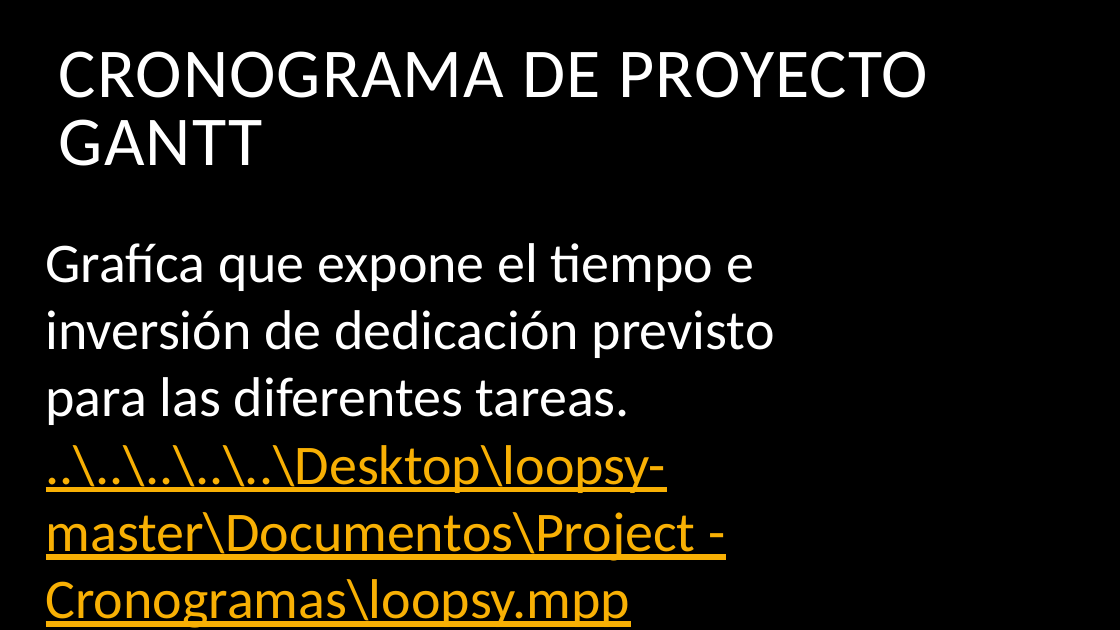
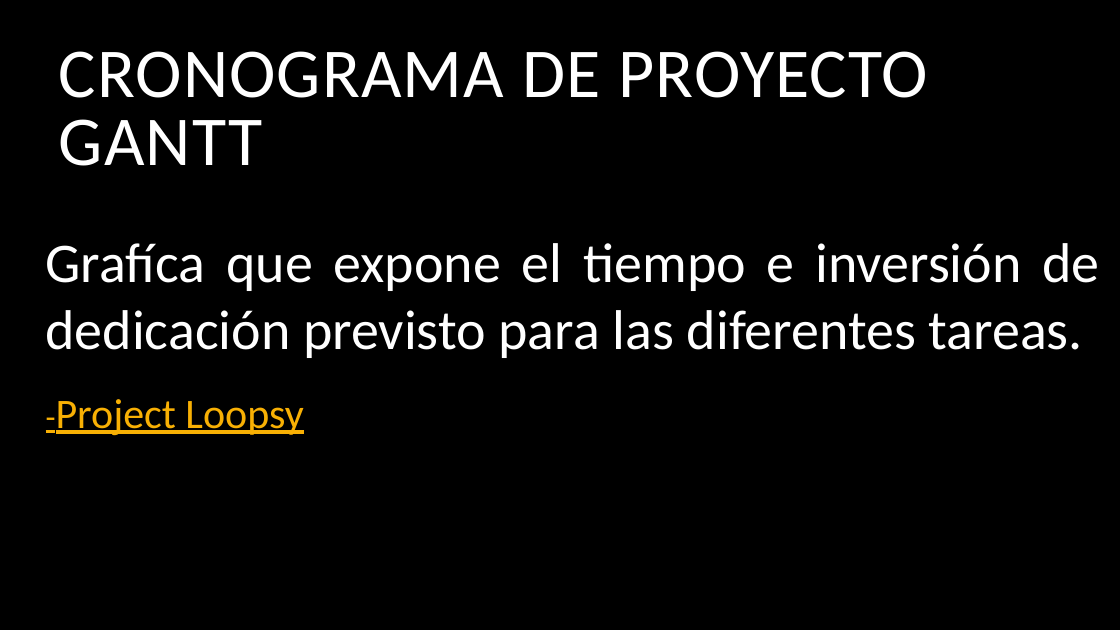
Before and after one commit to Zombra584/loopsy, a slide deck: slide 5 of Documentos/Diapositiva/Sustentación Segundo Trimestre.pptx (slide 6 before the commit). Drawn at 1120x630 pixels with LibreOffice and Linux fonts; fonts in the diff are those of the drawing; background and template pictures are left out. Boxes give left, top, right and bottom in pixels: in the first picture for what was removed or moved away, otherwise in the second. Text is boxed around its words. In the diff, an @@ line names an element or a change of style, - is before the commit and + after.

```diff
--- a/Documentos/Diapositiva/Sustentación Segundo Trimestre.pptx
+++ b/Documentos/Diapositiva/Sustentación Segundo Trimestre.pptx
@@ text at box(46, 243, 1099, 358): alignment left to justified @@
@@ text at box(56, 399, 303, 436): text changed; size 48 to 36 pt @@
-..\..\..\..\..\Desktop\loopsy-master\Documentos\Project - Cronogramas\loopsy.mpp
+-Project Loopsy
```
Also in this commit, not shown: 4 other slides changed, 1 slide added, 1 slide removed.
